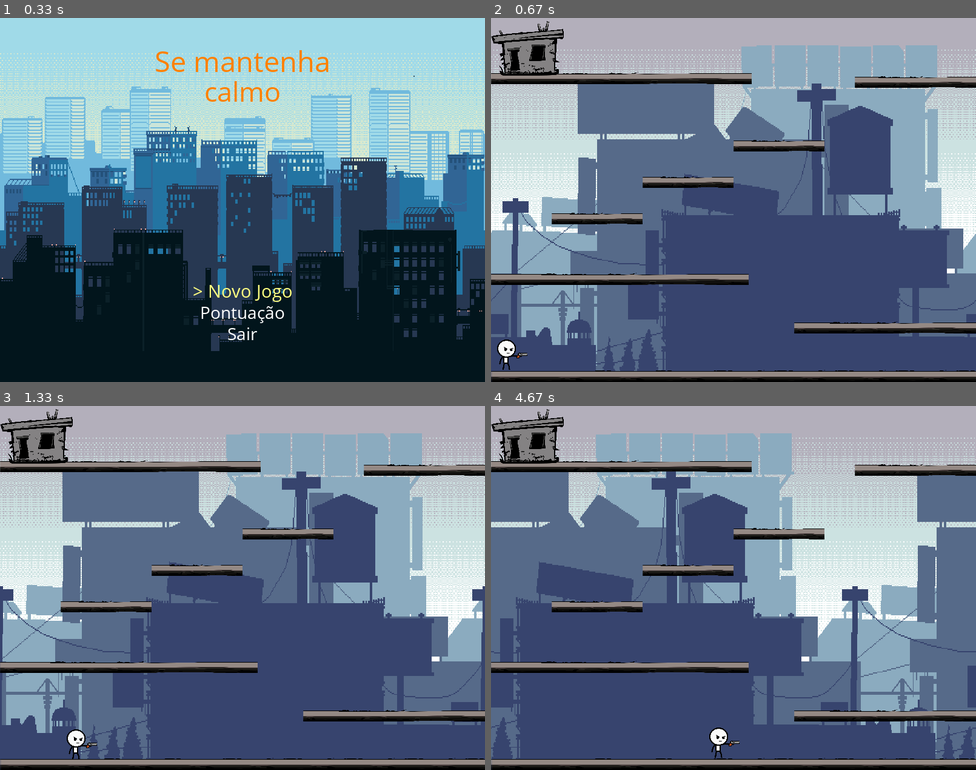
Above: before the commit, frames 1-4 (two rows, left to right).
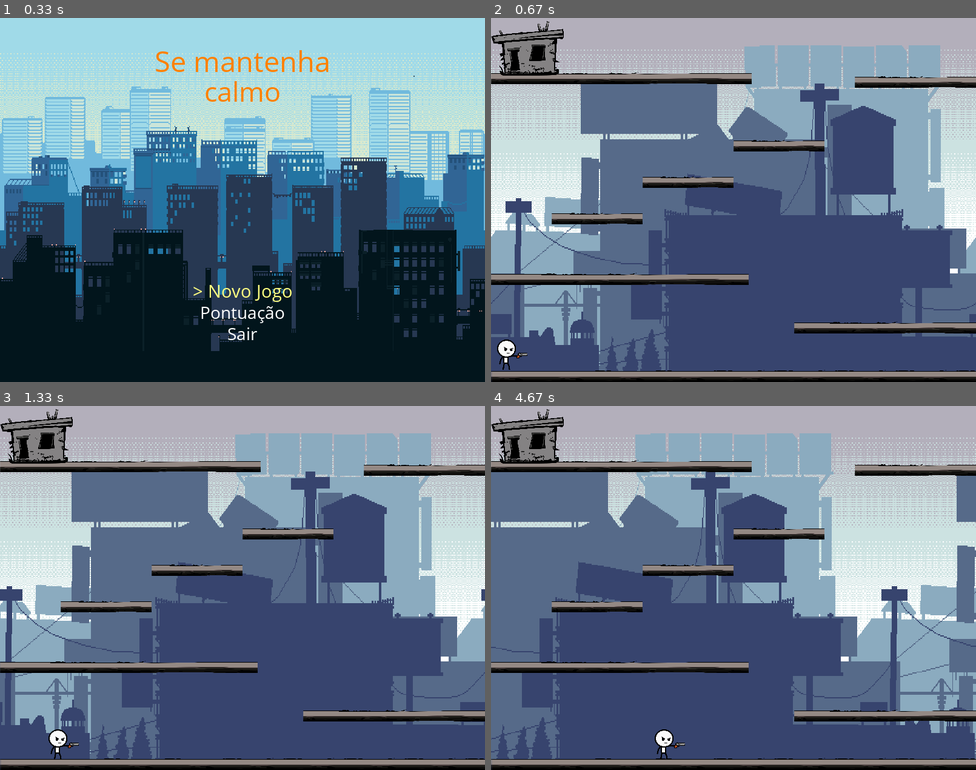
Above: after the commit, the same moments.

Repository: GGarnize/JogoDemoPyGame
Game: pygame game, started from main.py
Two runs of this game, one before a commit and one after it. Both use one fixed random seed, a clock stepped at 60 frames per second and the inputs below.
Inputs:
- Up to frame 1 (0.33 s): no input
- Up to frame 2 (0.67 s): tap Enter at 0.33 s
- Up to frame 3 (1.33 s): hold Up 0.67-1.13 s; hold Right from 1.17 s (still down)
- Up to frame 4 (4.67 s): release Right at 1.63 s; hold Left 1.67-2.2 s; hold Left 2.23-2.63 s; hold Up 2.67-3.03 s; hold Right 3.07-3.7 s; hold Left 3.73-4.2 s; hold Right from 4.23 s (still down)

Frame 1 is identical in both runs. In frame 2, 8.6% of the frame differs, in the area x 0-100%, y 7-97%; in frame 3, 17%; in frame 4, 32%.

Commit message:
Ajuste no FPS

Diff:
--- a/Config.py
+++ b/Config.py
@@ -30,4 +30,4 @@
 
 # Outras constantes
 ATRASO_PULO = 400 #ms
-FPS = 60
+FPS = 45
